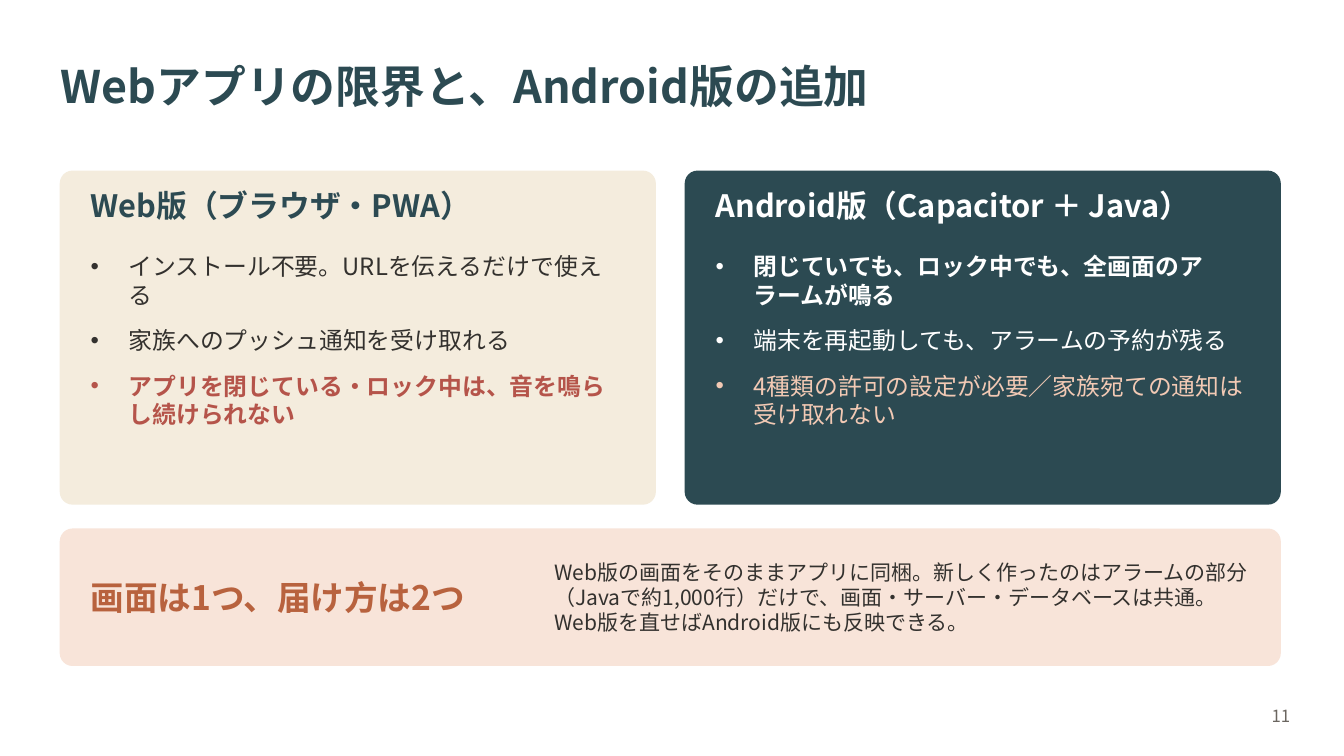
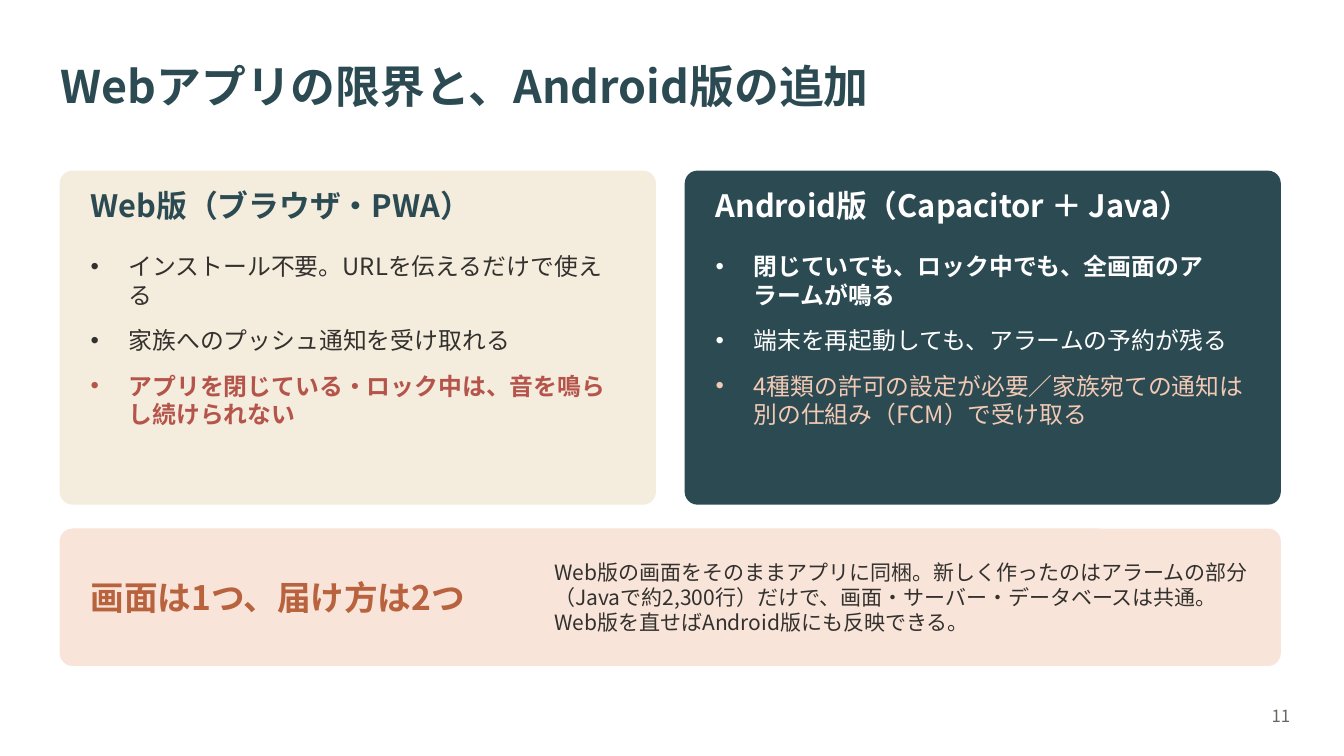
Before and after one commit to zono-NISHI/medi-watch, a slide deck: slide 11 of docs/卒論(参考資料)/最新の卒論、要旨、パワポ/2370354_西薗正彦_卒業論文発表.pptx. Drawn at 1344x756 pixels with LibreOffice and Linux fonts; fonts in the diff are those of the drawing. Boxes give left, top, right and bottom in pixels: in the first picture for what was removed or moved away, otherwise in the second. Text is boxed around its words. In the diff, an @@ line names an element or a change of style, - is before the commit and + after.

```diff
--- a/docs/卒論(参考資料)/最新の卒論、要旨、パワポ/2370354_西薗正彦_卒業論文発表.pptx
+++ b/docs/卒論(参考資料)/最新の卒論、要旨、パワポ/2370354_西薗正彦_卒業論文発表.pptx
@@ text at box(753, 375, 1243, 425): text changed @@
-• 4種類の許可の設定が必要／家族宛ての通知は受け取れない
+• 4種類の許可の設定が必要／家族宛ての通知は別の仕組み（FCM）で受け取る
@@ text at box(554, 562, 1247, 632): text changed @@
-Web版の画面をそのままアプリに同梱。新しく作ったのはアラームの部分（Javaで約1,000行）だけで、画面・サーバー・データベースは共通。Web版を直せばAndroid版にも反映できる。
+Web版の画面をそのままアプリに同梱。新しく作ったのはアラームの部分（Javaで約2,300行）だけで、画面・サーバー・データベースは共通。Web版を直せばAndroid版にも反映できる。
```
Also in this commit, not shown: 3 other slides changed, 7 other files.
